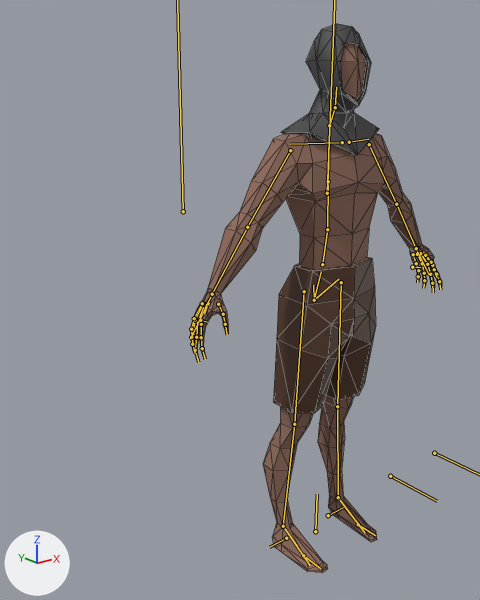
The glTF model Soulslike/res/entity/creature/hollow/hollow.gltf as it was, and as the next commit left it.
Both versions are drawn from a camera (50 mm lens) standing at (-1.299, -1.243, 1.32) and looking at (0.029, 0.417, 0.656). The lights are fixed; the arrows at lower left show +X, +Y and +Z. The bones that bend it are drawn over the model as lines. Mesh edges are drawn as thin lines.
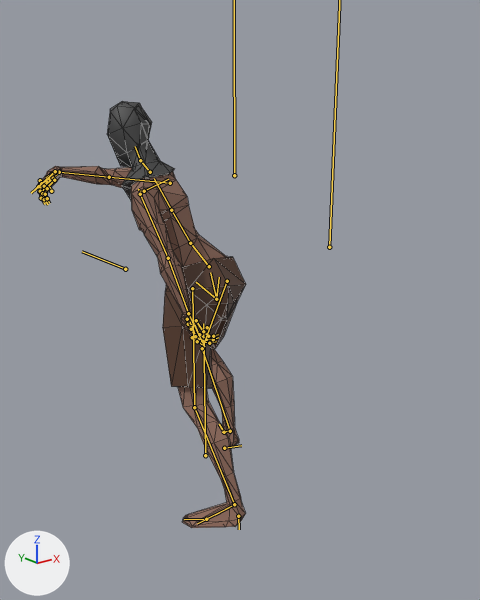
The newer file adds an action. The first version stands in its rest pose; the second is drawn at frame 22 of the action 'attack1'.

Boxes [x1, y1, x2, y2] around the edits, measured in the pictures (480 x 600 px):
'Cube.001', posed (17% narrower, 22% shorter)
    before: [191, 24, 442, 573]
    after: [38, 101, 246, 528]
bone 'root', root to tip
    before: (315, 531) to (317, 494)
    after: (205, 455) to (203, 323)
bone 'spine', root to tip
    before: (314, 300) to (321, 271)
    after: (216, 299) to (210, 272)
bone 'spine.001', root to tip
    before: (322, 264) to (327, 229)
    after: (209, 266) to (190, 243)
bone 'spine.004', root to tip
    before: (329, 125) to (335, 107)
    after: (150, 172) to (140, 160)
bone 'upper_arm.L', root to tip
    before: (369, 144) to (396, 204)
    after: (140, 194) to (168, 258)
bone 'forearm.L', root to tip
    before: (396, 204) to (416, 248)
    after: (168, 258) to (188, 313)
bone 'hand.L', root to tip
    before: (416, 248) to (419, 255)
    after: (188, 313) to (192, 322)
bone 'f_index.01.L', root to tip
    before: (432, 265) to (436, 274)
    after: (192, 337) to (197, 341)
bone 'thumb.01.L', root to tip
    before: (425, 255) to (431, 262)
    after: (187, 319) to (188, 324)
bone 'f_middle.01.L', root to tip
    before: (427, 264) to (430, 274)
    after: (195, 336) to (202, 341)
bone 'f_middle.02.L', root to tip
    before: (430, 274) to (432, 283)
    after: (202, 341) to (209, 343)
bone 'f_ring.01.L', root to tip
    before: (422, 263) to (424, 273)
    after: (199, 334) to (206, 339)
bone 'f_pinky.01.L', root to tip
    before: (416, 263) to (418, 270)
    after: (203, 331) to (208, 336)
bone 'upper_arm.R', root to tip
    before: (290, 150) to (247, 227)
    after: (170, 183) to (109, 177)
bone 'forearm.R', root to tip
    before: (247, 227) to (212, 294)
    after: (109, 177) to (59, 172)
bone 'hand.R', root to tip
    before: (212, 294) to (206, 305)
    after: (59, 172) to (53, 177)
bone 'f_index.01.R', root to tip
    before: (201, 324) to (201, 337)
    after: (40, 180) to (38, 186)
bone 'f_index.02.R', root to tip
    before: (201, 337) to (202, 348)
    after: (38, 186) to (39, 191)
bone 'thumb.01.R', root to tip
    before: (218, 304) to (223, 314)
    after: (55, 172) to (52, 174)
bone 'f_middle.01.R', root to tip
    before: (197, 322) to (196, 337)
    after: (41, 183) to (40, 191)
bone 'f_middle.02.R', root to tip
    before: (196, 337) to (195, 350)
    after: (40, 191) to (41, 198)
bone 'f_ring.01.R', root to tip
    before: (195, 320) to (192, 334)
    after: (44, 186) to (42, 193)
bone 'f_ring.02.R', root to tip
    before: (192, 334) to (192, 344)
    after: (42, 193) to (44, 199)
bone 'f_pinky.01.R', root to tip
    before: (194, 318) to (191, 329)
    after: (47, 188) to (45, 194)
bone 'thigh.L', root to tip
    before: (341, 282) to (337, 406)
    after: (192, 288) to (194, 407)
bone 'shin.L', root to tip
    before: (337, 406) to (338, 497)
    after: (194, 407) to (234, 504)
bone 'foot.L', root to tip
    before: (338, 497) to (351, 515)
    after: (234, 504) to (215, 514)
bone 'thigh.R', root to tip
    before: (304, 291) to (294, 424)
    after: (227, 281) to (202, 348)
bone 'shin.R', root to tip
    before: (294, 424) to (283, 526)
    after: (202, 348) to (230, 431)
bone 'foot.R', root to tip
    before: (283, 526) to (297, 546)
    after: (230, 431) to (226, 431)

What the commit changed:
Object 'metarig' (bone_rig_object) turns from (0, 0, 0) to (0, 0, -180) degrees about its own x, y and z.
Bone 'root' (bone_root) moves from (0.0, 0.0, 0.0) to (0.0, 0.0, 0.588).
Bone 'spine' (bone_spine) moves from (0.0, 0.0, 0.0) to (0.0, -0.116, -0.01).
Bone 'spine' (bone_spine) turns from (0, 0, 0) to (7, 0, 0) degrees about its own x, y and z.
Bone 'spine.001' (bone_spine_001) turns from (0, 0, 0) to (22, 37, -11) degrees about its own x, y and z.
Bone 'spine.004' (bone_spine_004) turns from (0, 0, 0) to (-14, 0, 0) degrees about its own x, y and z.
Bone 'upper_arm.L' (bone_upper_arm_l) turns from (0, 0, 0) to (-17, -6, 20) degrees about its own x, y and z.
Bone 'forearm.L' (bone_forearm_l) turns from (0, 0, 0) to (-6, 0, 1) degrees about its own x, y and z.
Bone 'hand.L' (bone_hand_l) turns from (0, 0, 0) to (2, 45, 10) degrees about its own x, y and z.
Bone 'f_index.01.L' (bone_f_index_01_l) moves from (0.0, 0.0, 0.0) to (0.002, -0.002, 0.0).
Bone 'f_index.01.L' (bone_f_index_01_l) turns from (0, 0, 0) to (-14, -8, 14) degrees about its own x, y and z.
Bone 'thumb.01.L' (bone_thumb_01_l) turns from (0, 0, 0) to (0, 9, -9) degrees about its own x, y and z.
Bone 'f_middle.01.L' (bone_f_middle_01_l) turns from (0, 0, 0) to (-14, -5, 15) degrees about its own x, y and z.
Bone 'f_middle.02.L' (bone_f_middle_02_l) turns from (0, 0, 0) to (3, -1, 14) degrees about its own x, y and z.
Bone 'f_ring.01.L' (bone_f_ring_01_l) moves from (0.0, 0.0, 0.0) to (0.0, 0.001, 0.0).
Bone 'f_ring.01.L' (bone_f_ring_01_l) turns from (0, 0, 0) to (-14, -3, 15) degrees about its own x, y and z.
Bone 'f_pinky.01.L' (bone_f_pinky_01_l) moves from (0.0, 0.0, 0.0) to (-0.001, 0.0, -0.001).
Bone 'f_pinky.01.L' (bone_f_pinky_01_l) turns from (0, 0, 0) to (-16, -4, 14) degrees about its own x, y and z.
Bone 'upper_arm.R' (bone_upper_arm_r) turns from (0, 0, 0) to (-27, 4, 126) degrees about its own x, y and z.
Bone 'forearm.R' (bone_forearm_r) turns from (0, 0, 0) to (-11, 95, -10) degrees about its own x, y and z.
Bone 'hand.R' (bone_hand_r) turns from (0, 0, 0) to (0, -49, -59) degrees about its own x, y and z.
Bone 'f_index.01.R' (bone_f_index_01_r) moves from (0.0, 0.0, 0.0) to (-0.002, -0.002, 0.0).
Bone 'f_index.01.R' (bone_f_index_01_r) turns from (0, 0, 0) to (-14, 8, -14) degrees about its own x, y and z.
Bone 'f_index.02.R' (bone_f_index_02_r) turns from (0, 0, 0) to (3, 4, -13) degrees about its own x, y and z.
Bone 'thumb.01.R' (bone_thumb_01_r) turns from (0, 0, 0) to (0, -9, 9) degrees about its own x, y and z.
Bone 'f_middle.01.R' (bone_f_middle_01_r) turns from (0, 0, 0) to (-14, 5, -15) degrees about its own x, y and z.
Bone 'f_middle.02.R' (bone_f_middle_02_r) turns from (0, 0, 0) to (3, 1, -14) degrees about its own x, y and z.
Bone 'f_ring.01.R' (bone_f_ring_01_r) moves from (0.0, 0.0, 0.0) to (0.0, 0.001, 0.0).
Bone 'f_ring.01.R' (bone_f_ring_01_r) turns from (0, 0, 0) to (-14, 3, -15) degrees about its own x, y and z.
Bone 'f_ring.02.R' (bone_f_ring_02_r) turns from (0, 0, 0) to (5, 1, -13) degrees about its own x, y and z.
Bone 'f_pinky.01.R' (bone_f_pinky_01_r) moves from (0.0, 0.0, 0.0) to (0.001, 0.0, -0.001).
Bone 'f_pinky.01.R' (bone_f_pinky_01_r) turns from (0, 0, 0) to (-16, 4, -14) degrees about its own x, y and z.
Bone 'thigh.L' (bone_thigh_l) turns from (0, 0, 0) to (10, -12, -11) degrees about its own x, y and z.
Bone 'shin.L' (bone_shin_l) turns from (0, 0, 0) to (26, -3, 6) degrees about its own x, y and z.
Bone 'foot.L' (bone_foot_l) turns from (0, 0, 0) to (-33, -38, -6) degrees about its own x, y and z.
Bone 'thigh.R' (bone_thigh_r) turns from (0, 0, 0) to (-41, 2, 6) degrees about its own x, y and z.
Bone 'shin.R' (bone_shin_r) turns from (0, 0, 0) to (63, 6, -11) degrees about its own x, y and z.
Bone 'foot.R' (bone_foot_r) turns from (0, 0, 0) to (-29, 14, 11) degrees about its own x, y and z.
